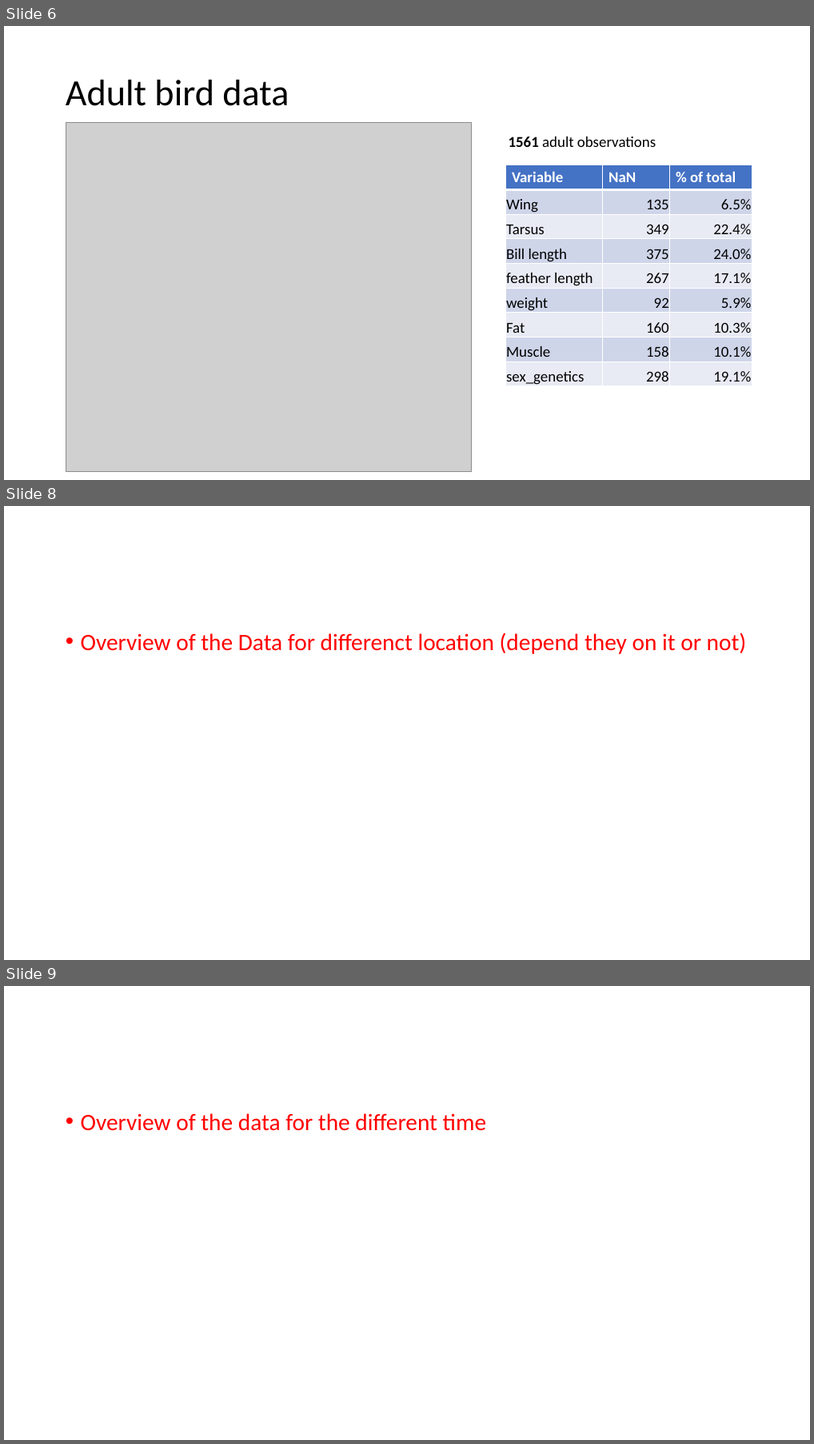
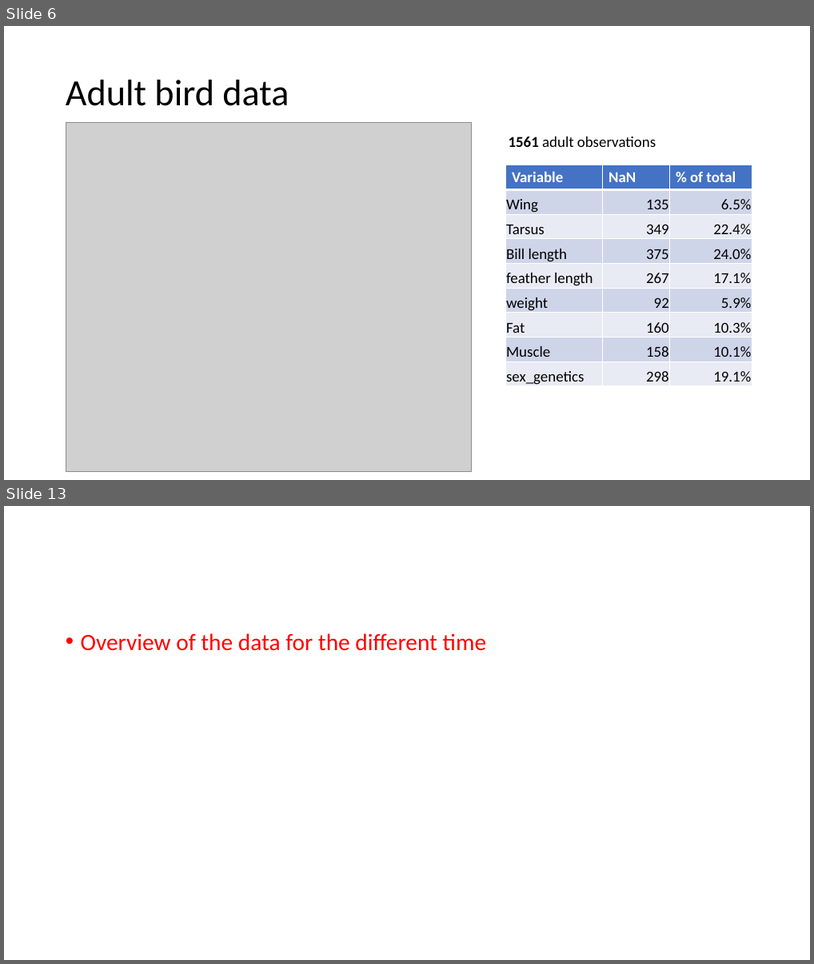
Before and after one commit to AlderCoder/Snow-finches, a slide deck: initial presentation.pptx. Shown one above the other, each under a label of ours: slides 6, 8 and 9 before the commit, slides 6 and 13 after it; the slides between them are not shown. The pictures are 814x1444 and 814x964 pixels, drawn with LibreOffice and Linux fonts; fonts in the diff are those of the drawing; grey boxes stand for pictures. Boxes give left, top, right and bottom in pixels: in the first picture for what was removed or moved away, otherwise in the second. Text is boxed around its words. In the diff, an @@ line names an element or a change of style, - is before the commit and + after.

```diff
--- a/initial presentation.pptx
+++ b/initial presentation.pptx
@@ slide 8 removed at box(4, 506, 810, 960), background #FFFFFF @@
@@ text removed at box(81, 632, 747, 654) @@
-• Overview of the Data for differenct location (depend they on it or not)
@@ what was slide 9 is now slide 13 @@
```
Also in this commit, not shown: 8 slides added, 2 other slides removed, 1 other file.
